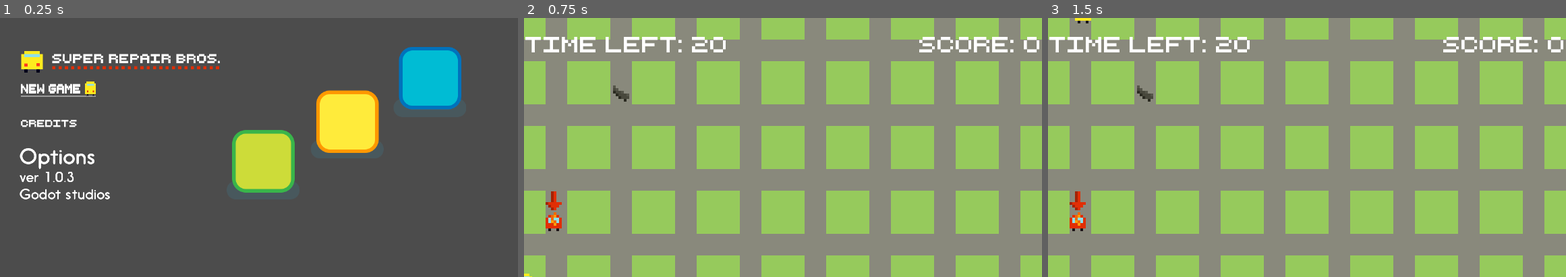
Above: before the commit, frames 1-3 (left to right).
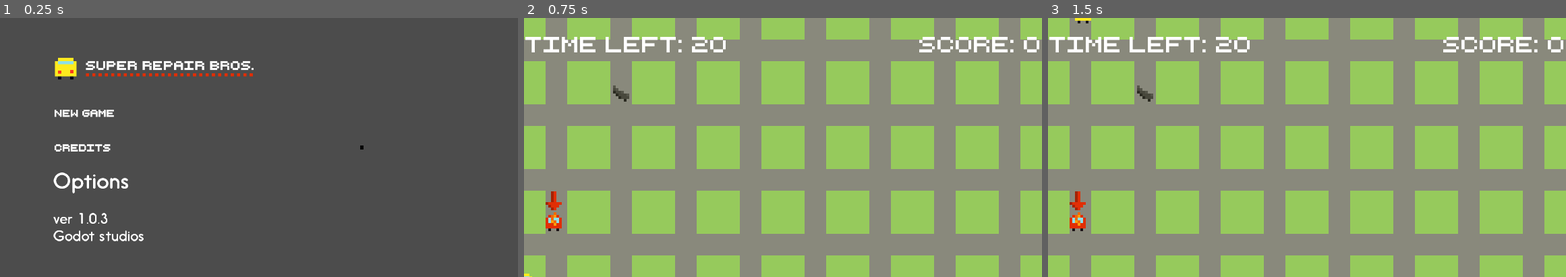
Above: after the commit, the same moments.

Repository: super-repair-bros/super-repair-bros
Game: Godot game, scene res://Scenes/TitleScreen/TitleScreen.tscn
Two runs of this game, one before a commit and one after it. Both use one fixed random seed, a clock stepped at 60 frames per second and the inputs below.
Inputs (mouse positions are in pixels of both pictures, inside the frame that each line leads up to; where the layout moved, square brackets give the same spot in the first picture):
- Up to frame 1 (0.25 s): no input
- Up to frame 2 (0.75 s): click (679, 113) [648, 87] at 0.5 s
- Up to frame 3 (1.5 s): tap Enter at 1.25 s; hold D (right) from 1.28 s (still down)

The runs differ from the first frame. In frame 1, 13% of the frame differs, in the area x 3-90%, y 11-87%; in frame 2, nothing differs; in frame 3, nothing differs.

Commit message:
fix menu

Diff:
--- a/Scenes/TitleScreen/TitleScreen.tscn
+++ b/Scenes/TitleScreen/TitleScreen.tscn
@@ -2,7 +2,7 @@
 
 [ext_resource path="res://Scenes/TitleScreen/TitleScreen.gd" type="Script" id=1]
 [ext_resource path="res://Assets/Graphics/menus/VersionLabel.png" type="Texture" id=2]
-[ext_resource path="res://Assets/Graphics/menus/Characters.png" type="Texture" id=3]
+[ext_resource path="res://Assets/Graphics/PlatzhalterCar.jpg" type="Texture" id=3]
 [ext_resource path="res://Assets/Graphics/text/text_new_game.png" type="Texture" id=4]
 [ext_resource path="res://Assets/Graphics/logo/super_repair_bros_logo.png" type="Texture" id=5]
 [ext_resource path="res://Assets/Graphics/menus/OptionsLabel.png" type="Texture" id=6]
@@ -13,8 +13,10 @@
 [node name="TitleScreen" type="Control"]
 anchor_right = 1.0
 anchor_bottom = 1.0
-margin_right = 128.0
-margin_bottom = -24.0
+margin_right = 960.0
+margin_bottom = 480.0
+size_flags_horizontal = 3
+size_flags_vertical = 3
 script = ExtResource( 1 )
 __meta__ = {
 "_edit_use_anchors_": false
@@ -32,12 +34,13 @@
 }
 
 [node name="HBoxContainer" type="HBoxContainer" parent="MainMenu"]
-margin_right = 1074.0
-margin_bottom = 401.0
+margin_right = 912.0
+margin_bottom = 416.0
 
 [node name="VBoxContainer" type="VBoxContainer" parent="MainMenu/HBoxContainer"]
 margin_right = 456.0
-margin_bottom = 401.0
+margin_bottom = 416.0
+size_flags_vertical = 3
 
 [node name="TitleLabel" type="TextureRect" parent="MainMenu/HBoxContainer/VBoxContainer"]
 margin_right = 456.0
@@ -47,55 +50,53 @@
 [node name="VBoxContainer" type="VBoxContainer" parent="MainMenu/HBoxContainer/VBoxContainer"]
 margin_top = 68.0
 margin_right = 456.0
-margin_bottom = 335.0
+margin_bottom = 350.0
 size_flags_vertical = 3
 custom_constants/separation = 30
 alignment = 1
 
 [node name="NewGameLabel" type="TextureButton" parent="MainMenu/HBoxContainer/VBoxContainer/VBoxContainer"]
-margin_top = 32.0
+margin_top = 40.0
 margin_right = 456.0
-margin_bottom = 80.0
+margin_bottom = 88.0
 texture_normal = ExtResource( 4 )
 texture_hover = ExtResource( 9 )
-texture_focused = ExtResource( 9 )
 
 [node name="CreditsLabel" type="TextureButton" parent="MainMenu/HBoxContainer/VBoxContainer/VBoxContainer"]
-margin_top = 110.0
+margin_top = 118.0
 margin_right = 456.0
-margin_bottom = 158.0
+margin_bottom = 166.0
 texture_normal = ExtResource( 7 )
 texture_hover = ExtResource( 8 )
-texture_focused = ExtResource( 8 )
 
 [node name="ExitLabel" type="TextureButton" parent="MainMenu/HBoxContainer/VBoxContainer/VBoxContainer"]
-margin_top = 188.0
+margin_top = 196.0
 margin_right = 456.0
-margin_bottom = 234.0
+margin_bottom = 242.0
 texture_normal = ExtResource( 6 )
 
 [node name="VersionLabel" type="TextureRect" parent="MainMenu/HBoxContainer/VBoxContainer"]
-margin_top = 339.0
+margin_top = 354.0
 margin_right = 456.0
-margin_bottom = 401.0
+margin_bottom = 416.0
 texture = ExtResource( 2 )
 
 [node name="CenterContainer" type="CenterContainer" parent="MainMenu/HBoxContainer"]
 margin_left = 460.0
-margin_right = 1074.0
-margin_bottom = 401.0
+margin_right = 912.0
+margin_bottom = 416.0
 size_flags_horizontal = 3
 size_flags_vertical = 3
 
 [node name="Characters" type="TextureRect" parent="MainMenu/HBoxContainer/CenterContainer"]
-margin_left = 40.0
-margin_top = 31.0
-margin_right = 573.0
-margin_bottom = 370.0
+margin_left = 222.0
+margin_top = 204.0
+margin_right = 230.0
+margin_bottom = 212.0
 texture = ExtResource( 3 )
 
 [node name="Camera2D" type="Camera2D" parent="."]
-position = Vector2( 75.7607, 15.7323 )
+position = Vector2( 0.807358, 0.175949 )
 anchor_mode = 0
 current = true
 zoom = Vector2( 6, 6 )
